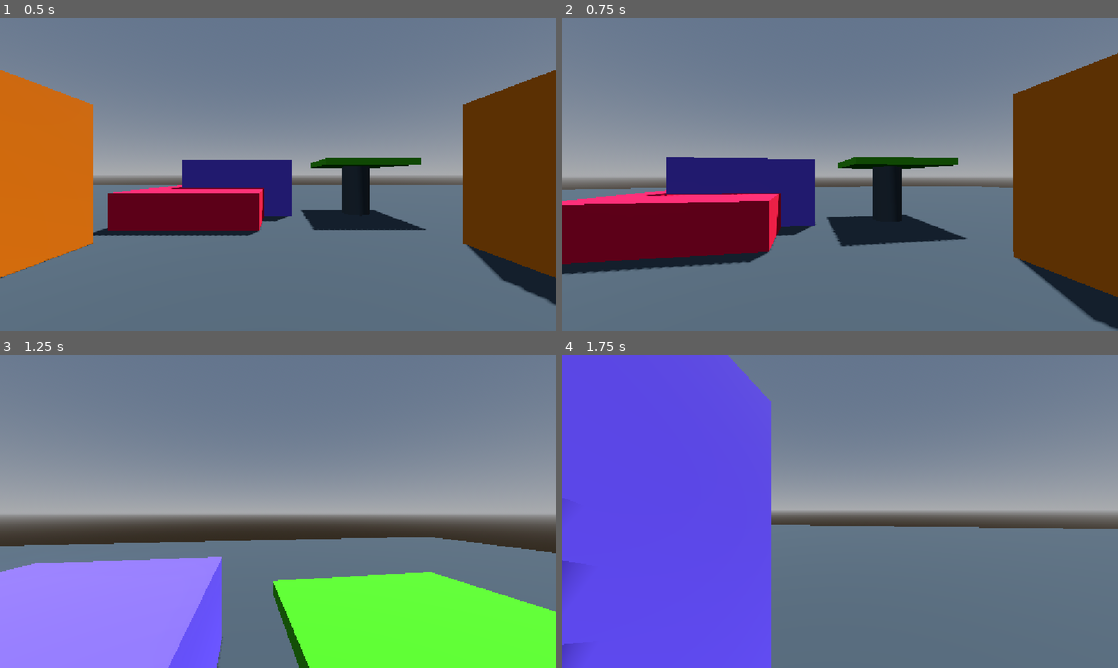
Above: before the commit, frames 1-4 (two rows, left to right).
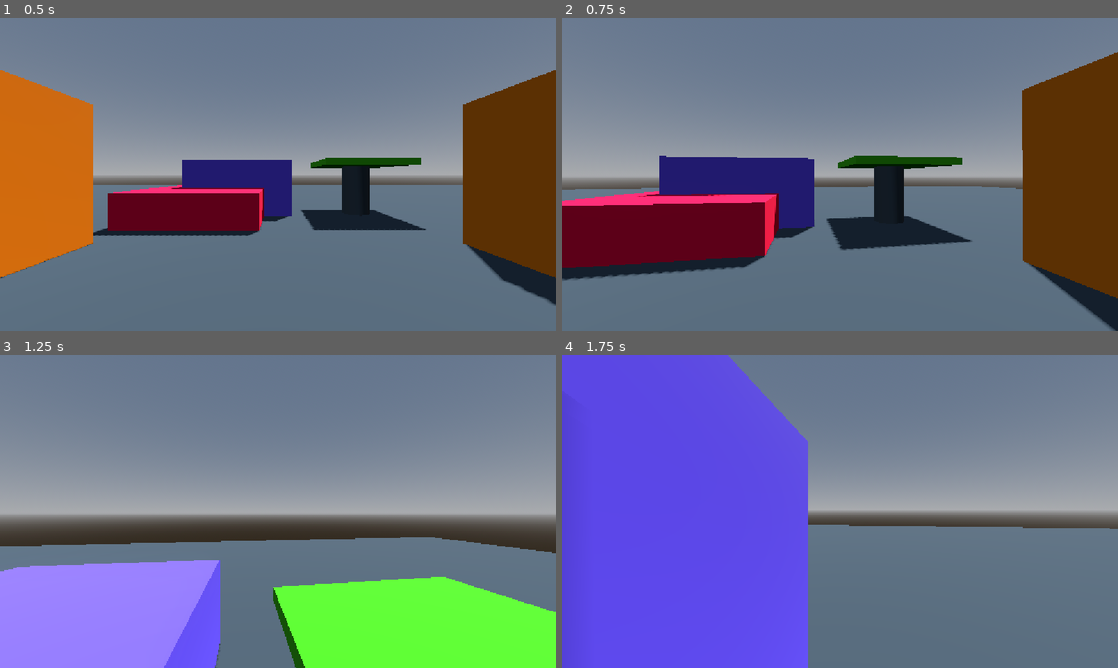
Above: after the commit, the same moments.

Repository: zednotfound/ultimate_godot
Game: Godot game, scene res://1_input/input_module.tscn
Two runs of this game, one before a commit and one after it. Both use one fixed random seed, a clock stepped at 60 frames per second and the inputs below.
Inputs (mouse positions are in pixels of both pictures, inside the frame that each line leads up to):
- Up to frame 1 (0.5 s): no input
- Up to frame 2 (0.75 s): tap Enter at 0.5 s; move the mouse to (867, 174) at 0.52 s; hold W (move_forward) from 0.53 s (still down); hold Shift (sprint, bound only after the commit) from 0.53 s (still down); click (867, 174) at 0.67 s
- Up to frame 3 (1.25 s): keep holding W (move_forward); keep holding Shift (sprint, bound only after the commit); tap Space (jump) at 0.77, 1.07 s; tap Alt (walk, bound only after the commit) at 0.8 s
- Up to frame 4 (1.75 s): keep holding W (move_forward); move the mouse to (812, 511) at 1.27 s; release Shift (sprint, bound only after the commit) at 1.28 s; tap Alt (walk, bound only after the commit) at 1.35 s; tap Space (jump) at 1.52, 1.55 s

Frame 1 is identical in both runs. In frame 2, 3.8% of the frame differs, in the area x 0-100%, y 10-100%; in frame 3, 1.5%; in frame 4, 5.3%, in the area x 0-99%, y 15-100%.

Commit message:
Exercises 1.1 and 1.2

Diff:
--- a/0_sandbox/player/player.gd
+++ b/0_sandbox/player/player.gd
@@ -28,7 +28,9 @@
 @export_group("Movement")
 @export var movement_acceleration = 2.0
 @export var stop_drag := 0.9
-@export var run_speed = 10.0
+@export var walk_speed := 2.5
+@export var move_speed := 8.0
+@export var sprint_speed := 14.0
 @export var push_force = 5.0
 
 var max_speed := 0.0
@@ -48,8 +50,8 @@
 	# Capture the mouse at the start of the game
 	Input.mouse_mode = Input.MOUSE_MODE_CAPTURED
 
-	# Character moves at the run_speed by default
-	set_new_max_speed(run_speed)
+	# Character moves at the move_speed by default
+	set_new_max_speed(move_speed)
 
 
 func _process(_delta: float) -> void:
@@ -79,6 +81,7 @@
 	var new_move_dir := transform.basis * Vector3(input_direction.x, 0.0, input_direction.y)
 
 	set_movement_direction(new_move_dir)
+	determine_player_move_speed()
 
 	# Jump check
 	if Input.is_action_just_pressed("jump"):
@@ -138,6 +141,16 @@
 		velocity.y = jump_force
 
 
+# Determine how if the player should be walking or sprint
+func determine_player_move_speed():
+	if Input.is_action_pressed("walk"):
+		set_new_max_speed(walk_speed)
+	elif Input.is_action_pressed("sprint"):
+		set_new_max_speed(sprint_speed)
+	else:
+		set_new_max_speed(move_speed)
+
+
 # Utility function to set the movement direction
 func set_movement_direction(new_move_dir: Vector3) -> void:
 	# Get rid of any vertical direction and normalize the vector
--- a/project.godot
+++ b/project.godot
@@ -51,6 +51,21 @@
 "events": [Object(InputEventKey,"resource_local_to_scene":false,"resource_name":"","device":-1,"window_id":0,"alt_press …(195 unchanged characters)…
 ]
 }
+sprint={
+"deadzone": 0.2,
+"events": [Object(InputEventKey,"resource_local_to_scene":false,"resource_name":"","device":-1,"window_id":0,"alt_pressed":false,"shift_pressed":false,"ctrl_pressed":false,"meta_pressed":false,"pressed":false,"keycode":0,"physical_keycode":4194325,"key_label":0,"unicode":0,"location":0,"echo":false,"script":null)
+]
+}
+walk={
+"deadzone": 0.2,
+"events": [Object(InputEventKey,"resource_local_to_scene":false,"resource_name":"","device":-1,"window_id":0,"alt_pressed":false,"shift_pressed":false,"ctrl_pressed":false,"meta_pressed":false,"pressed":false,"keycode":0,"physical_keycode":4194328,"key_label":0,"unicode":0,"location":0,"echo":false,"script":null)
+]
+}
+crouch={
+"deadzone": 0.2,
+"events": [Object(InputEventKey,"resource_local_to_scene":false,"resource_name":"","device":-1,"window_id":0,"alt_pressed":false,"shift_pressed":false,"ctrl_pressed":false,"meta_pressed":false,"pressed":false,"keycode":0,"physical_keycode":4194326,"key_label":0,"unicode":0,"location":0,"echo":false,"script":null)
+]
+}
 
 [physics]
 
